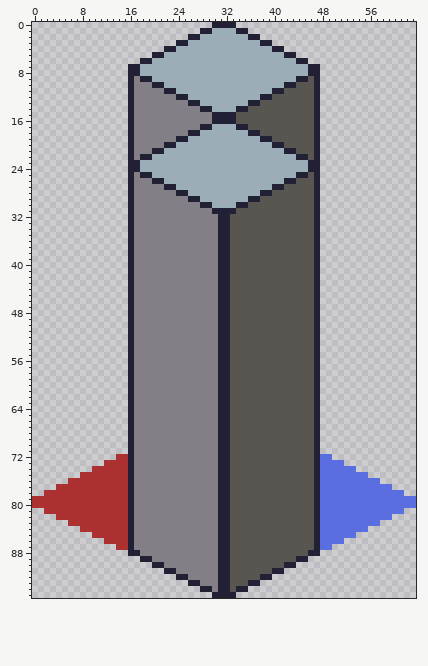
Sprite sheet, stored at assets/temp_tiles/Sewers_wall96_10.png. The first picture shows the starting point.
The file is 64x96 pixels.
The result:
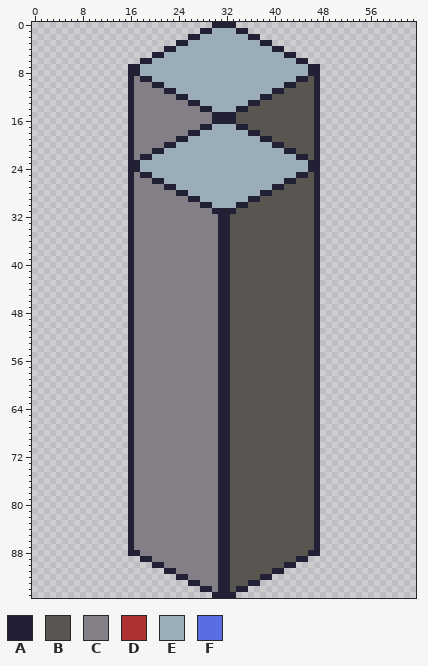
Palette (. is transparent): A #222034  B #595652  C #847e87  D #ac3232  E #9badb7  F #5b6ee1
From old to new:
The edit erases colour D in row 72 at x 14 to 15; in row 73 at x 12 to 15; in row 74 at x 10 to 15; in row 75 at x 8 to 15; in row 76 at x 6 to 15; in row 77 at x 4 to 15.
The edit erases colour D in row 78 at x 2 to 15; in rows 79 to 80 at x 0 to 15; in row 81 at x 2 to 15; in row 82 at x 4 to 15; in row 83 at x 6 to 15; in row 84 at x 8 to 15.
The edit erases colour D in row 85 at x 10 to 15; in row 86 at x 12 to 15; in row 87 at x 14 to 15.
The edit erases colour F in row 72 at x 48 to 49; in row 73 at x 48 to 51; in row 74 at x 48 to 53; in row 75 at x 48 to 55; in row 76 at x 48 to 57; in row 77 at x 48 to 59.
The edit erases colour F in row 78 at x 48 to 61; in rows 79 to 80 at x 48 to 63; in row 81 at x 48 to 61; in row 82 at x 48 to 59; in row 83 at x 48 to 57; in row 84 at x 48 to 55.
The edit erases colour F in row 85 at x 48 to 53; in row 86 at x 48 to 51; in row 87 at x 48 to 49.
